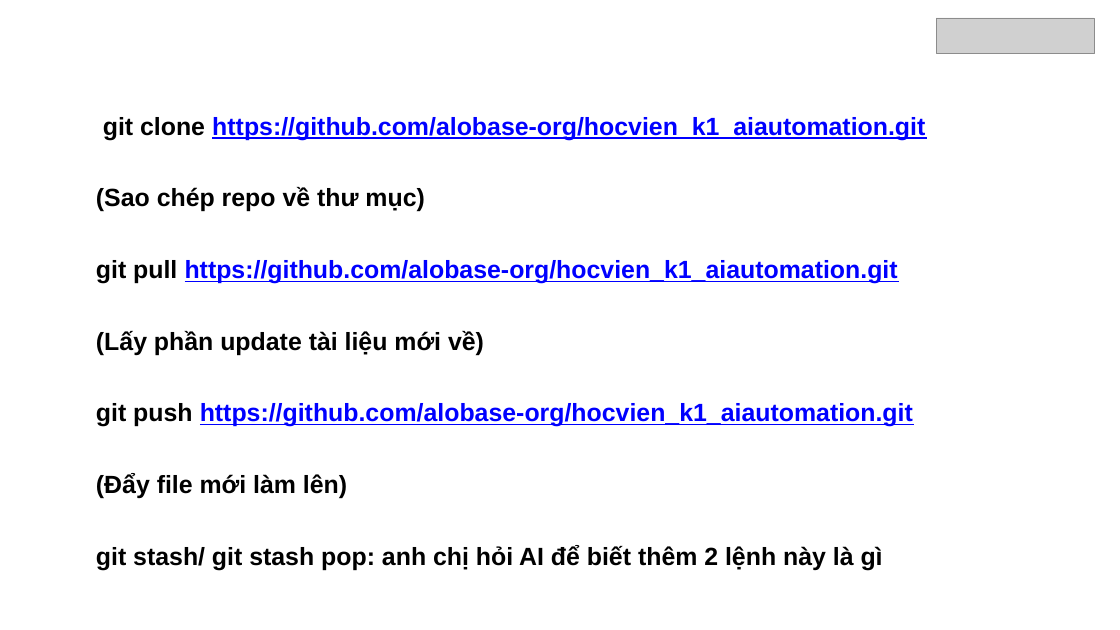
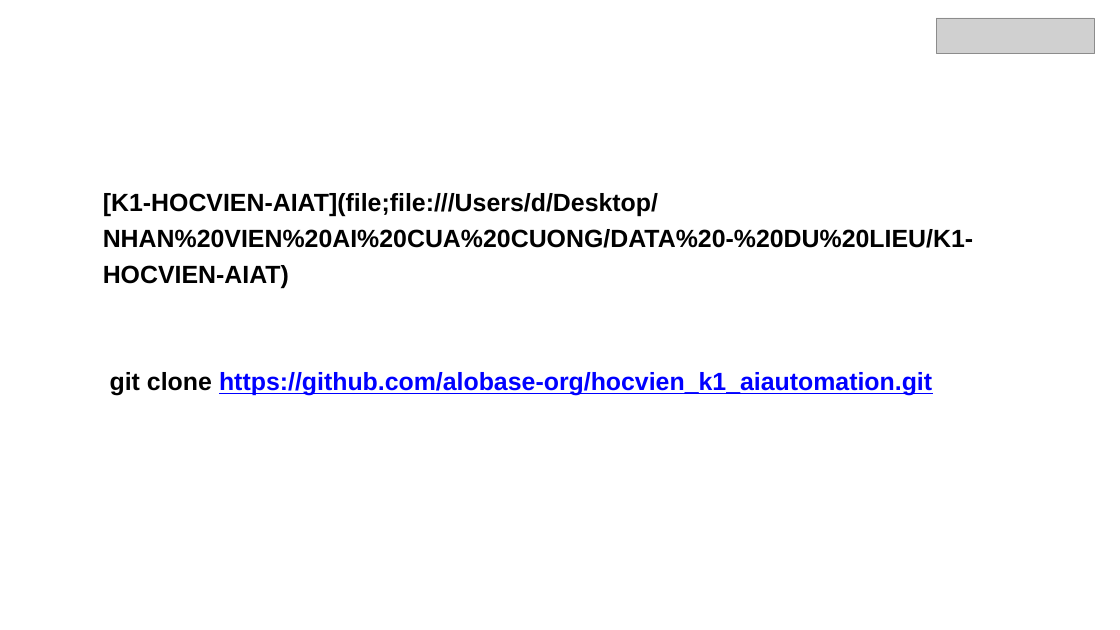
Before and after one commit to alobase-org/hocvien_k1_aiautomation, a slide deck: slide 30 of 02-advanced-automation/K1-B2-AIAT.pptx. Drawn at 1120x630 pixels with LibreOffice and Linux fonts; fonts in the diff are those of the drawing; grey boxes stand for pictures. Boxes give left, top, right and bottom in pixels: in the first picture for what was removed or moved away, otherwise in the second. Text is boxed around its words. In the diff, an @@ line names an element or a change of style, - is before the commit and + after.

```diff
--- a/02-advanced-automation/K1-B2-AIAT.pptx
+++ b/02-advanced-automation/K1-B2-AIAT.pptx
@@ text at (x1=103, y1=193, x2=973, y2=396): text changed; text colour #0000FF to #000000 @@
-git clone https://github.com/alobase-org/hocvien_k1_aiautomation.git
-(Sao chép repo về thư mục)
-git pull https://github.com/alobase-org/hocvien_k1_aiautomation.git
-(Lấy phần update tài liệu mới về)
-git push https://github.com/alobase-org/hocvien_k1_aiautomation.git
-(Đẩy file mới làm lên)
-git stash/ git stash pop: anh chị hỏi AI để biết thêm 2 lệnh này là gì
+[K1-HOCVIEN-AIAT](file;file:///Users/d/Desktop/NHAN%20VIEN%20AI%20CUA%20CUONG/DATA%20-%20DU%20LIEU/K1-HOCVIEN-AIAT)
+git clone https://github.com/alobase-org/hocvien_k1_aiautomation.git
```
Also in this commit, not shown: 4 other slides changed, 3 slides removed, 13 other files.
